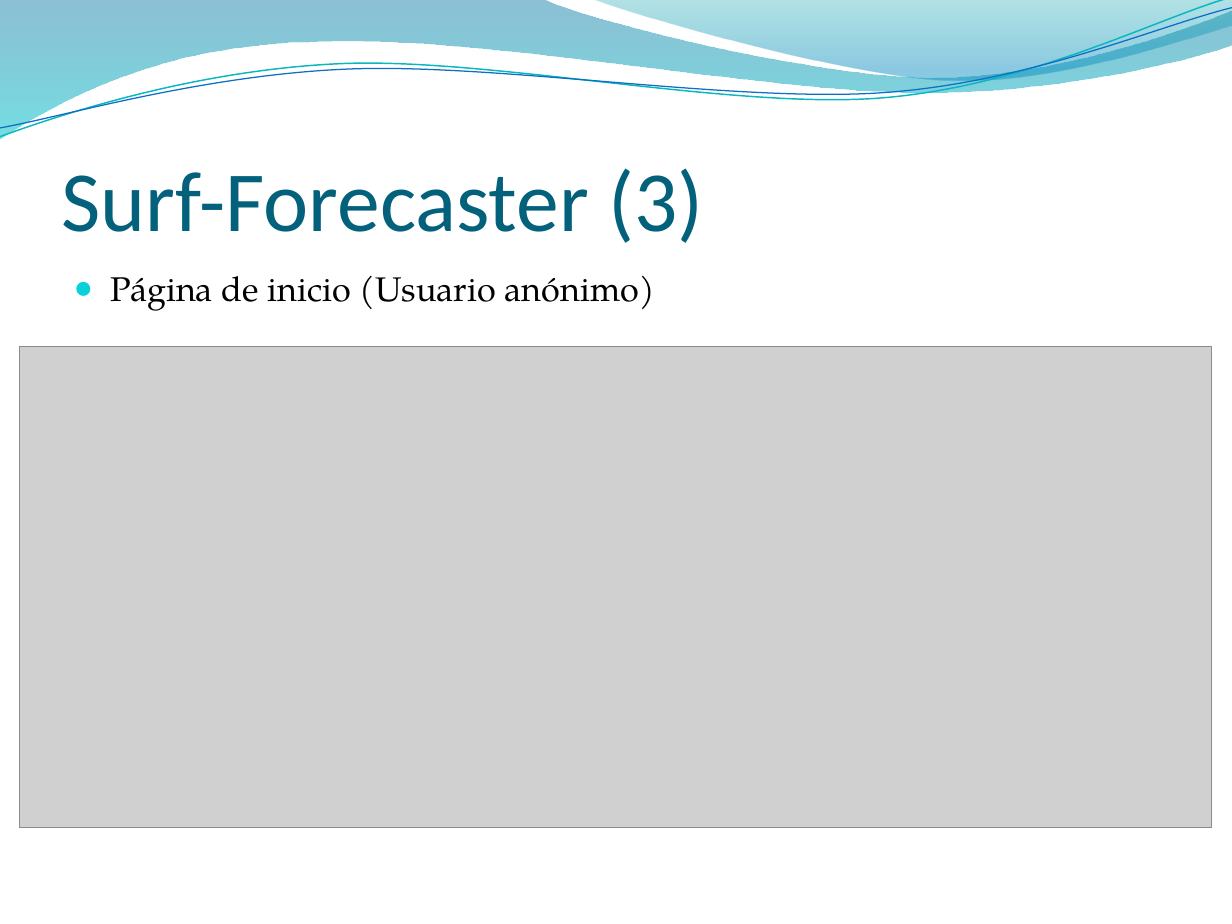
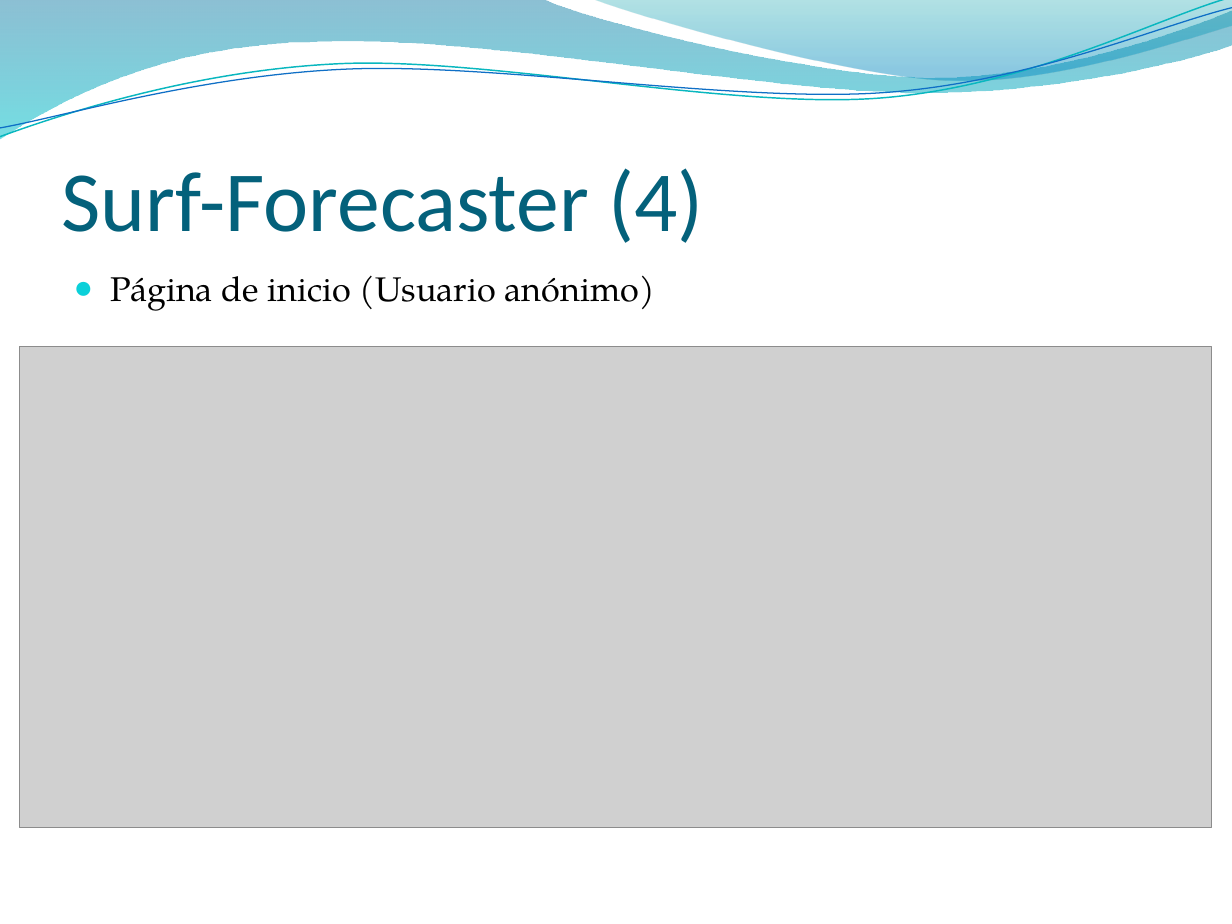
Before and after one commit to jaffadog/neuralito, a slide deck: slide 19 of neuralito/ArfGen/docs/Entregas/Informe Final/presentacion/maxi.pptx (slide 17 before the commit). Drawn at 1232x924 pixels with LibreOffice and Linux fonts; fonts in the diff are those of the drawing; grey boxes stand for pictures; background and template pictures are left out. Boxes give left, top, right and bottom in pixels: in the first picture for what was removed or moved away, otherwise in the second. Text is boxed around its words. In the diff, an @@ line names an element or a change of style, - is before the commit and + after.

```diff
--- a/neuralito/ArfGen/docs/Entregas/Informe Final/presentacion/maxi.pptx
+++ b/neuralito/ArfGen/docs/Entregas/Informe Final/presentacion/maxi.pptx
@@ title at (x1=62, y1=168, x2=703, y2=243): text changed @@
-Surf-Forecaster (3)
+Surf-Forecaster (4)
```
Also in this commit, not shown: 20 other slides changed, 2 slides added.
